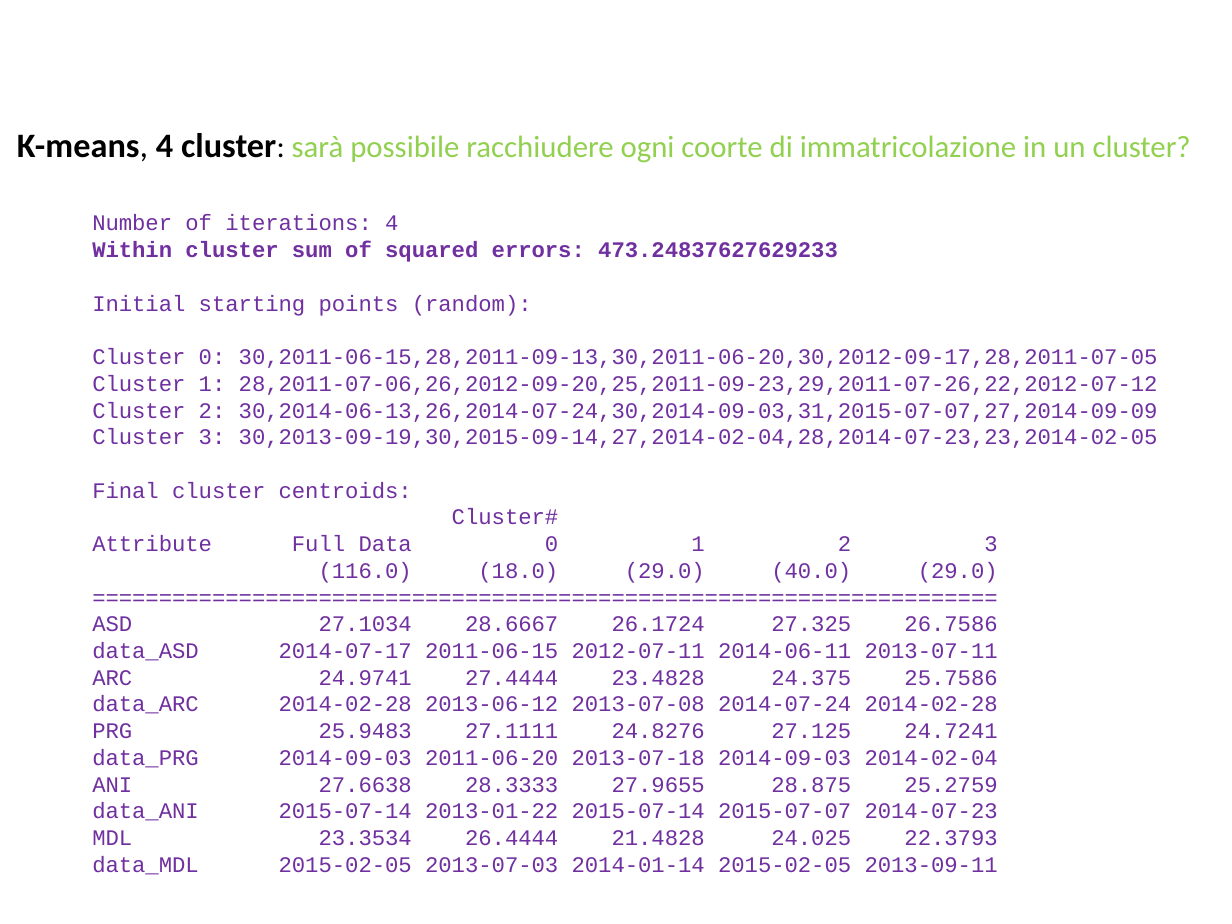
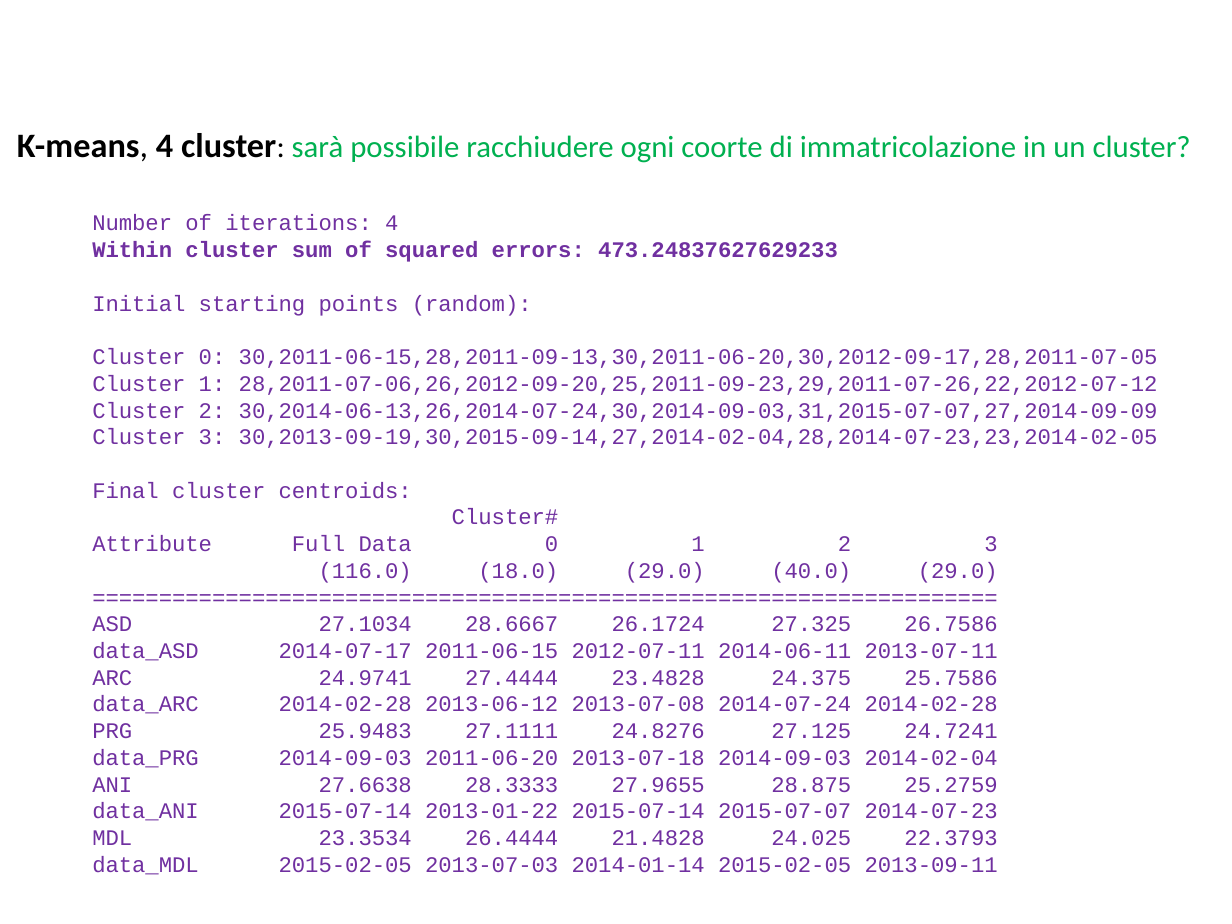
Before and after one commit to BlacknDecker/unifi, a slide deck: slide 61 of relazione.pptx. Drawn at 1232x924 pixels with LibreOffice and Linux fonts; fonts in the diff are those of the drawing; background and template pictures are left out. Boxes give left, top, right and bottom in pixels: in the first picture for what was removed or moved away, otherwise in the second. Text is boxed around its words. In the diff, an @@ line names an element or a change of style, - is before the commit and + after.

```diff
--- a/relazione.pptx
+++ b/relazione.pptx
@@ text "K-means, 4 cluster: sarà possibile ..." at [17, 133, 1191, 163]: text colour #92D050 to #00B050 in "sarà possibile racchiudere ogni coorte di immatricolazione ..." @@
```
Also in this commit, not shown: 10 other slides changed, 2 slides added, 1 slide removed.
